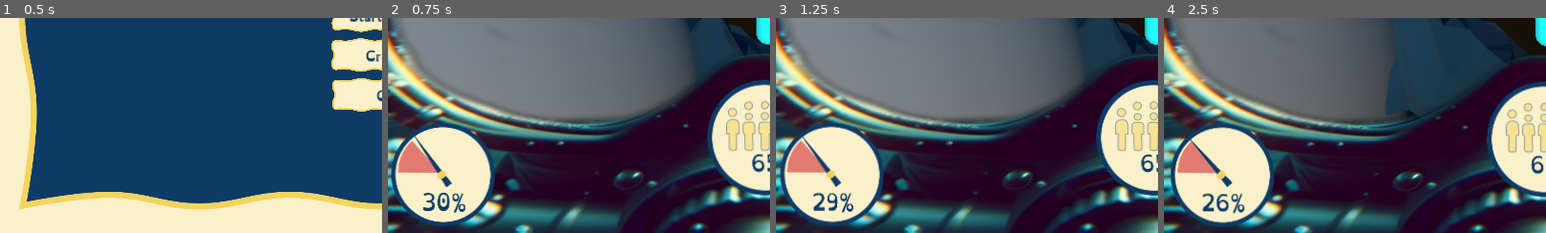
Above: before the commit, frames 1-4 (left to right).
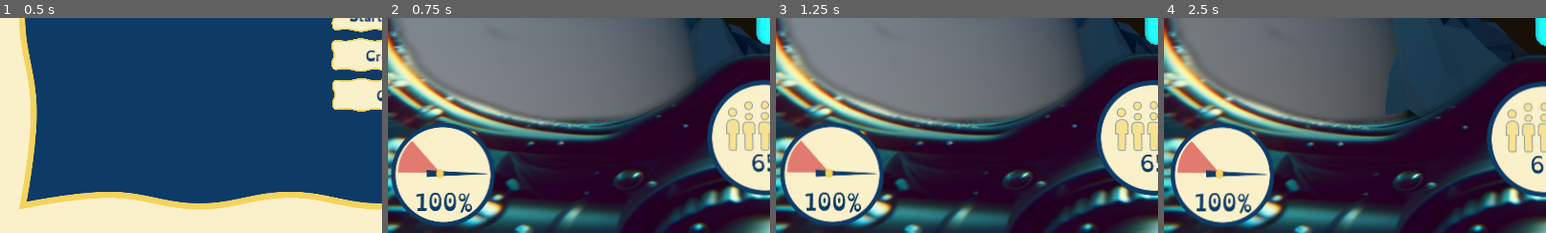
Above: after the commit, the same moments.

Repository: bastifpv/GGJ25
Game: Godot game, scene res://scenes/menu.tscn
Two runs of this game, one before a commit and one after it. Both use one fixed random seed, a clock stepped at 60 frames per second and the inputs below.
Inputs:
- Up to frame 1 (0.5 s): no input
- Up to frame 2 (0.75 s): click "Start Game" at 0.5 s
- Up to frame 3 (1.25 s): no input
- Up to frame 4 (2.5 s): hold D (right) 1.28-2.03 s; hold S (down) from 2.03 s (still down)
The pictures show only the part of the screen within x 0-50%, y 50-100%; the shares and areas given below are measured in that part.

Frame 1 is identical in both runs. In frame 2, 1.5% of the frame differs, in the area x 6-26%, y 55-91%; in frame 3, 1.5%; in frame 4, 1.6%, in the area x 6-27%, y 56-92%.

Commit message:
angepasste Startwerte

Diff:
--- a/scenes/UI.tscn
+++ b/scenes/UI.tscn
@@ -1,11 +1,6 @@
-[gd_scene load_steps=8 format=3 uid="uid://dwq2j3fenycff"]
+[gd_scene load_steps=3 format=3 uid="uid://ciwnxwurimp4o"]
 
-[ext_resource type="Texture2D" path="res://materials/pics/UI_circle.png" id="1_ylmlw"]
-[ext_resource type="Texture2D" path="res://materials/pics/UI_red.png" id="2_mxs07"]
-[ext_resource type="Texture2D" path="res://materials/pics/UI_needle.png" id="3_snt3f"]
-[ext_resource type="Texture2D" path="res://materials/pics/UI_people.png" id="4_pyoco"]
 [ext_resource type="FontFile" uid="uid://f5cv2odxh5jp" path="res://materials/font/OpenDyslexic3-Regular.ttf" id="6_2bntk"]
-[ext_resource type="Texture2D" path="res://materials/pics/UI_arrow.png" id="6_k5itv"]
 
 [sub_resource type="CompressedTexture2D" id="CompressedTexture2D_8cgxx"]
 load_path = "res://.godot/imported/UI_background.png-ef1be39ede53856f0f82ce9aa151862e.ctex"
@@ -30,11 +25,9 @@
 [node name="Circle_oxy" type="Sprite2D" parent="Oxy"]
 position = Vector2(-473, 380)
 scale = Vector2(1.00702, 1.00434)
-texture = ExtResource("1_ylmlw")
 
 [node name="Red_oxy" type="Sprite2D" parent="Oxy"]
 position = Vector2(-772, 155)
-texture = ExtResource("2_mxs07")
 
 [node name="needle_oxy" type="Node2D" parent="Oxy"]
 position = Vector2(-496, 368)
@@ -42,7 +35,6 @@
 
 [node name="UiNeedle" type="Sprite2D" parent="Oxy/needle_oxy"]
 position = Vector2(-3, -200)
-texture = ExtResource("3_snt3f")
 
 [node name="lbl_oxy" type="Label" parent="Oxy"]
 offset_left = -825.0
@@ -65,11 +57,9 @@
 [node name="People" type="Sprite2D" parent="population"]
 z_index = 1
 position = Vector2(789, 600)
-texture = ExtResource("4_pyoco")
 
 [node name="Circle_population" type="Sprite2D" parent="population"]
 position = Vector2(784, 748)
-texture = ExtResource("1_ylmlw")
 
 [node name="lbl_population" type="Label" parent="population"]
 offset_left = 423.0
@@ -91,9 +81,7 @@
 
 [node name="Circle_home" type="Sprite2D" parent="home"]
 position = Vector2(2361, 111)
-texture = ExtResource("1_ylmlw")
 
 [node name="Arrow_home" type="Sprite2D" parent="home"]
 z_index = 1
 position = Vector2(2373, 106)
-texture = ExtResource("6_k5itv")
--- a/scenes/startsceneWithUI.tscn
+++ b/scenes/startsceneWithUI.tscn
@@ -46,7 +46,7 @@
 
 [sub_resource type="SphereMesh" id="SphereMesh_tlxp3"]
 
-[node name="Node3D" type="Node3D"]
+[node name="Node3D2" type="Node3D"]
 
 [node name="Player" type="RigidBody3D" parent="."]
 transform = Transform3D(1, 0, 0, 0, 1, 0, 0, 0, 1, 2.26098, 2.16515, 0)
--- a/scripts/oxylation.gd
+++ b/scripts/oxylation.gd
@@ -10,7 +10,7 @@
 var startTick
 
 var population = 65.0
-var baseOxygen = 100
+var baseOxygen = 700
 var tankOxygen = 20
 
 var deadpeople = 0
--- a/scripts/ui_needle_oxy.gd
+++ b/scripts/ui_needle_oxy.gd
@@ -16,7 +16,8 @@
 func _process(delta: float) -> void:
 	# berechnet wie viele Minuten das Oxy noch ausreicht
 	# 1 min ist die Grenze zum roten bereich
-	relative_oxy = oxy / (pop * 5)
+	relative_oxy = oxy / (pop * 5.4)
+
 	if relative_oxy > 1:
 		relative_oxy = 1
 	if relative_oxy < 0:
Not shown: 1 places in materials/anchor.tres that only renumber resources
Not shown: 1 places in materials/coral.tres that only renumber resources
Not shown: 1 places in scenes/environment.tres that only renumber resources
Not shown: 2 places in scenes/startscene.tscn that only renumber resources
Not shown: 1 places in scenes/startsceneWithUI.tscn that only renumber resources
Not shown, changed: .gitignore
